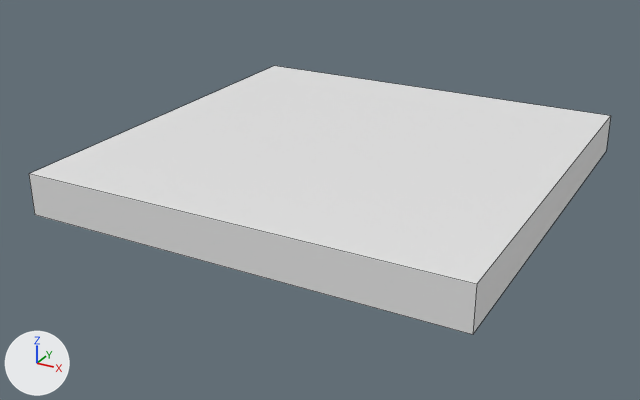
Two versions of the Blender file meshes/main_structure.blend, one commit apart.
The view is the same before and after, from a camera (50 mm lens) standing at (80.7, -157.8, 72.6) and looking at (-3.1, -5.5, -3.5). The axes (+X, +Y, +Z) are drawn at lower left. The lights are the same throughout. Mesh edges are drawn as thin lines.

Objects in the first picture: 'MainStructure'.
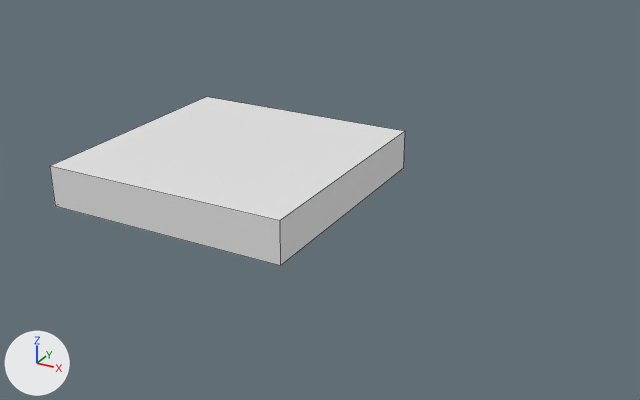
Where the change shows, as pixel boxes (x1, y1, x2, y2) in the pictures (640 x 400 px):
'MainStructure', moved, rescaled, modifiers changed (39% narrower, 37% shorter): before (29, 66, 611, 335); after (50, 97, 405, 266)

The change in detail:
Object 'MainStructure' (ob_mainstructure) moves from (0.0, 0.0, 0.0) to (-18.3, -13.8, 0.0).
Object 'MainStructure' (ob_mainstructure) is rescaled from (1.0, 1.0, 1.43) to (0.585, 0.585, 1.43).
Object 'MainStructure' (ob_mainstructure) gains a BOOLEAN modifier named 'Boolean.008'.
Modifier setting: object = ob_cube_008.
Object 'MainStructure' (ob_mainstructure) gains a BOOLEAN modifier named 'Boolean.009'.
Modifier setting: object = ob_cube_009.
Object 'MainStructure' (ob_mainstructure) gains a BOOLEAN modifier named 'Boolean.010'.
Modifier setting: object = ob_cube_010.
Object 'MainStructure' (ob_mainstructure) gains a BOOLEAN modifier named 'Boolean.011'.
Modifier setting: object = ob_cube_011.
Object 'Cube.010' (ob_cube_010) is new; it shows a copy of the mesh of ob_cube_007.
Its location is (-2.779, 4.967, 3.884).
Its scale is (6.04, 6.04, 1.69).
It is now shown.
Object 'Cube.011' (ob_cube_011) is new; it shows a copy of the mesh of ob_cube_007.
Its location is (-2.419, -1.853, 2.832).
Its rotation in degrees is (0, 0, 90).
Its scale is (4.97, 0.763, 0.599).
It is now shown.
Object 'Cube.009' (ob_cube_009) is new; it shows a copy of the mesh of ob_cube_007.
Its location is (-5.029, -23.83, 3.713).
Its rotation in degrees is (0, 0, 90).
Its scale is (4.97, 1.0, 1.46).
It is now shown.
Object 'Cube.008' (ob_cube_008) is new; it shows a copy of the mesh of ob_cube_007.
Its location is (-5.053, -32.51, 3.884).
Its scale is (8.34, 4.19, 1.69).
It is now shown.
